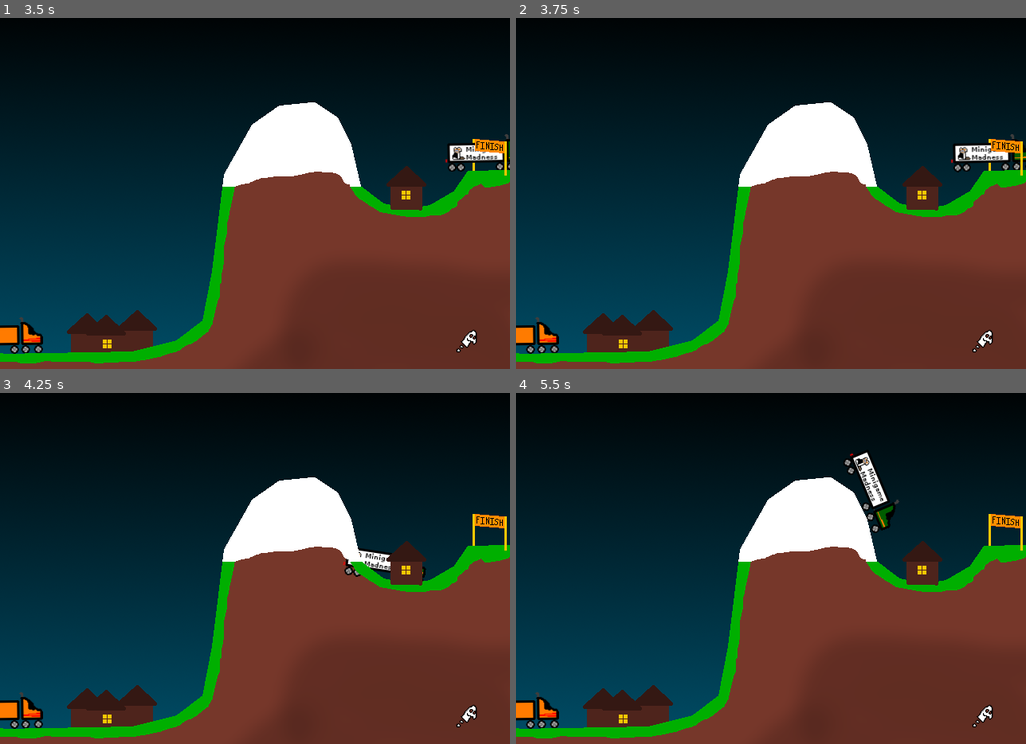
Above: before the commit, frames 1-4 (two rows, left to right).
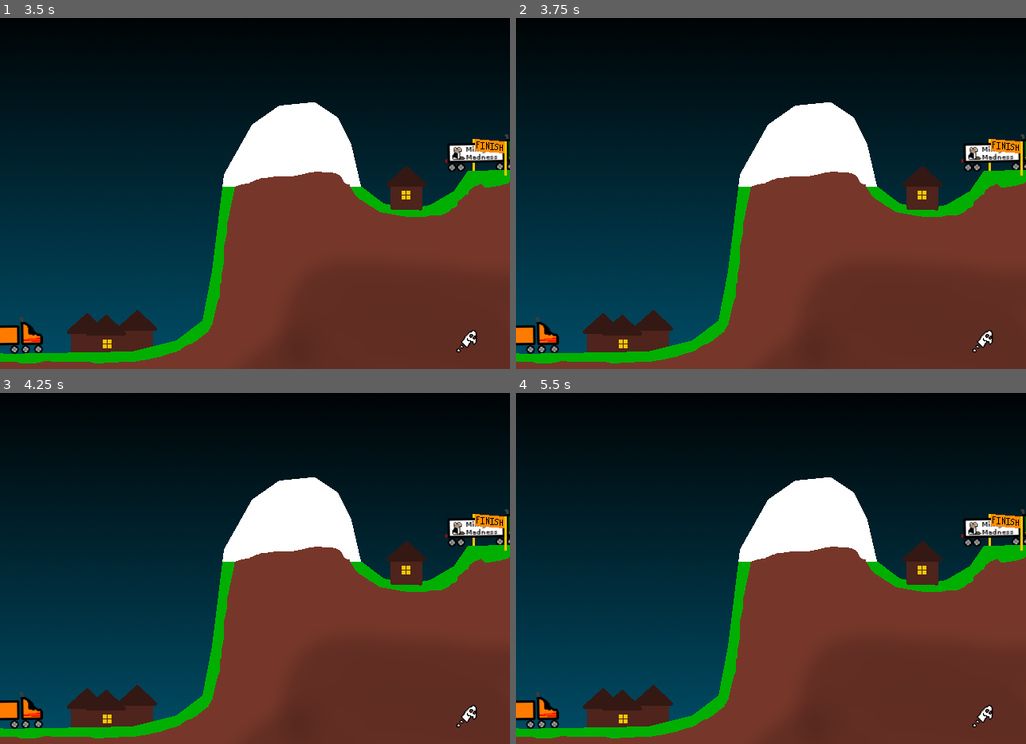
Above: after the commit, the same moments.

Repository: swashdev/minigame-madness
Game: Godot game, scene res://mini/big_rigs/big_rig_minigame.tscn
Same seed, same stepped clock (60 frames per second), same inputs: the game is played once before the commit and once after it. This scene is started directly instead of the project's main scene.
Inputs:
- Up to frame 1 (3.5 s): tap Enter at 0.5 s; hold Space (action) 0.53-1.28 s; hold Right (move_right) 0.53-2.03 s; tap Up (move_up) at 0.77, 1.52, 3.02 s; tap Space (action) at 1.35, 2.85 s; hold Space (action) 2.03-2.78 s; hold Left (move_left) from 2.03 s (still down)
- Up to frame 2 (3.75 s): keep holding Left (move_left); tap Enter at 3.5 s; hold Space (action) from 3.53 s (still down)
- Up to frame 3 (4.25 s): keep holding Left (move_left); keep holding Space (action); tap Up (move_up) at 3.77 s
- Up to frame 4 (5.5 s): release Left (move_left) at 4.28 s; release Space (action) at 4.28 s; hold Right (move_right) from 4.28 s (still down); tap Space (action) at 4.35 s; tap Up (move_up) at 4.52 s; hold Space (action) from 5.03 s (still down)

Frame 1 is identical in both runs. In frame 2, 0.6% of the frame differs, in the area x 85-100%, y 33-44%; in frame 3, 1.0%; in frame 4, 1.5%, in the area x 64-100%, y 16-44%.

Commit message:
[BIGRIG] add a "finished" signal to the rig.
The rig will emit a "finished" signal when it reaches the end of the
path, and then immediately disable movement.

Diff:
--- a/mini/big_rigs/scripts/characters/rig.gd
+++ b/mini/big_rigs/scripts/characters/rig.gd
@@ -1,6 +1,9 @@
 extends PathFollow2D
 # A script for the Rigs in the "Race that Rig!" minigame.
 
+
+# A signal to indicate that the rig has reached the end of the course.
+signal finished
 
 # The max speed of the rig.
 const MAX_SPEED: float = 100.0
@@ -16,6 +19,11 @@
 
 # The mainloop for the rig.
 func _process( delta ):
+	if unit_offset == 1.0:
+		# Emit the "finished" signal at the end of the path and disable
+		# movement.
+		emit_signal( "finished" )
+		allow_movement = false
 	if allow_movement:
 		# Player input affects the rate at which the rig will move.
 		if Input.is_action_pressed( "move_right" ):
